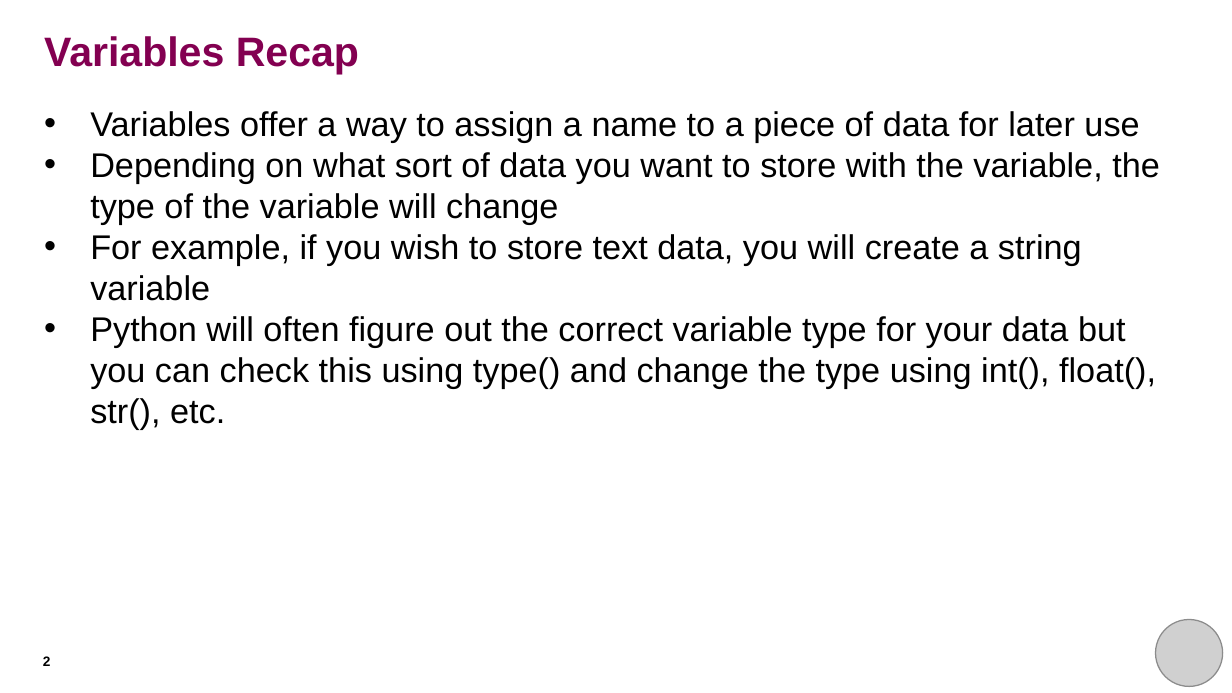
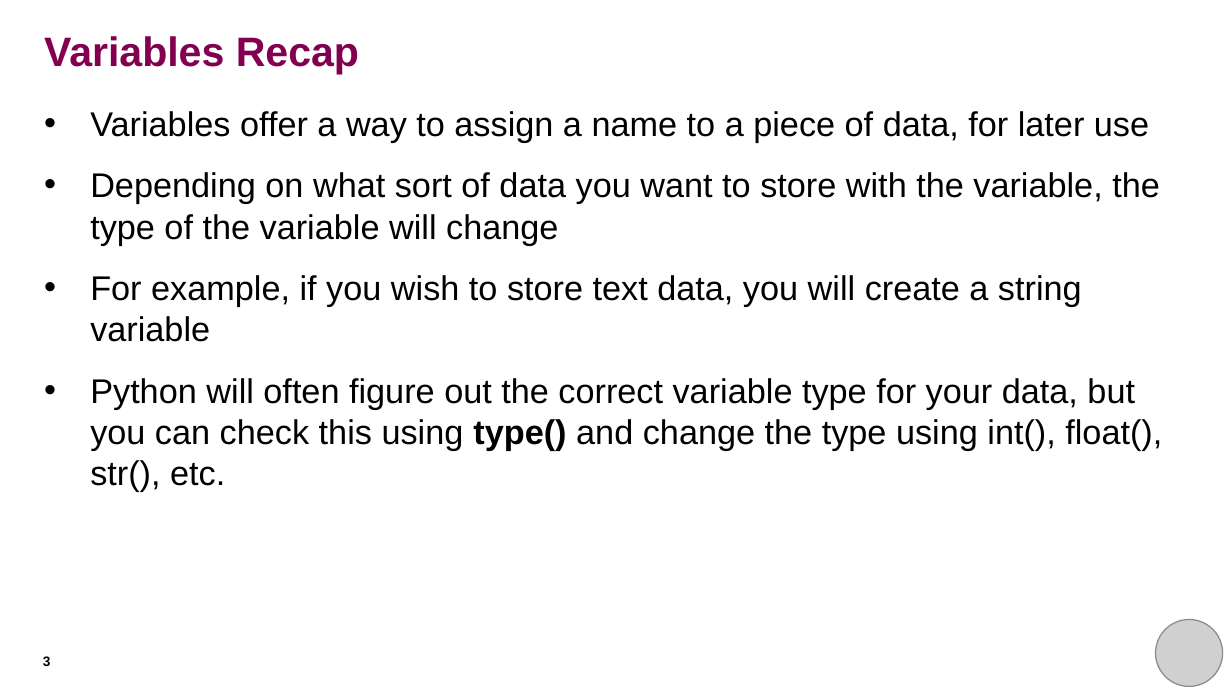
Before and after one commit to rkhetani/beginners-python, a slide deck: slide 3 of session_two/session_two_presentation.pptx (slide 2 before the commit). Drawn at 1232x693 pixels with LibreOffice and Linux fonts; fonts in the diff are those of the drawing; grey boxes stand for pictures. Boxes give left, top, right and bottom in pixels: in the first picture for what was removed or moved away, otherwise in the second. Text is boxed around its words. In the diff, an @@ line names an element or a change of style, - is before the commit and + after.

Commit message:
Updated session 2 slide deck
Mostly style updates (slimmed down text, increased line spacing, highlighted key new concepts)

```diff
--- a/session_two/session_two_presentation.pptx
+++ b/session_two/session_two_presentation.pptx
@@ text at (90, 111, 1149, 142): text changed @@
-• Variables offer a way to assign a name to a piece of data for later use
+• Variables offer a way to assign a name to a piece of data, for later use
@@ text at (90, 172, 1160, 342): more space between paragraphs @@
@@ text at (90, 378, 1162, 491): text changed @@
-• Python will often figure out the correct variable type for your data but you can check this using type() and change the type using int(), float(), str(), etc.
+• Python will often figure out the correct variable type for your data, but you can check this using type() and change the type using int(), float(), str(), etc.
@@ page number at (43, 656, 51, 666): text changed @@
-2
+3
```
Also in this commit, not shown: 14 other slides changed, 1 slide added.
